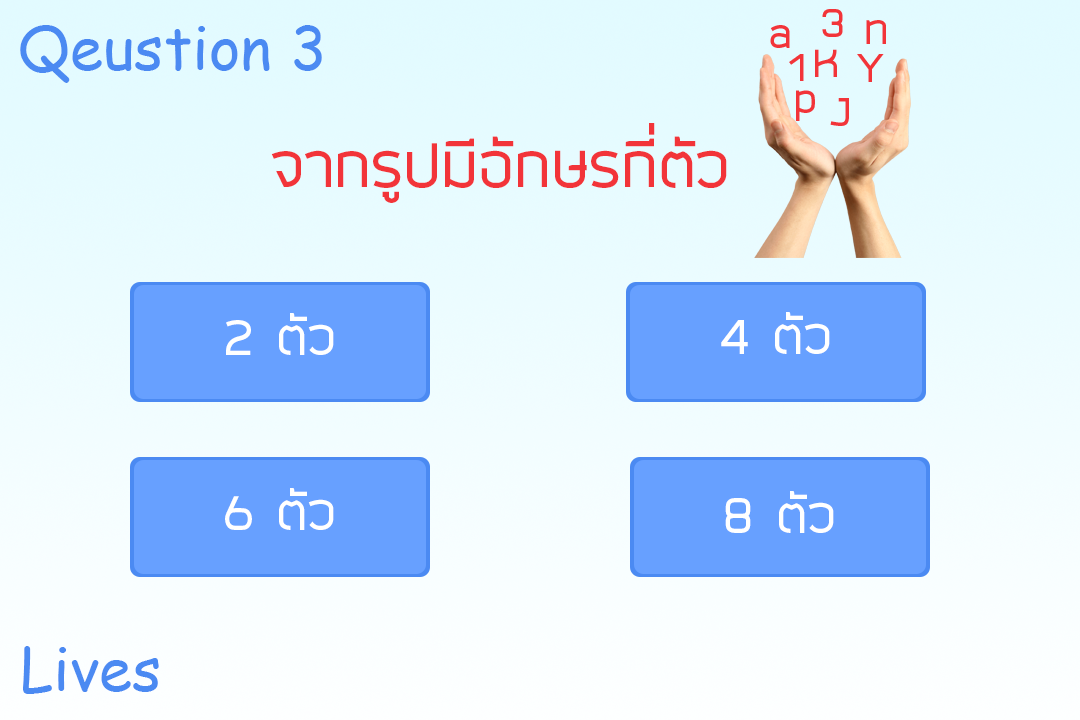
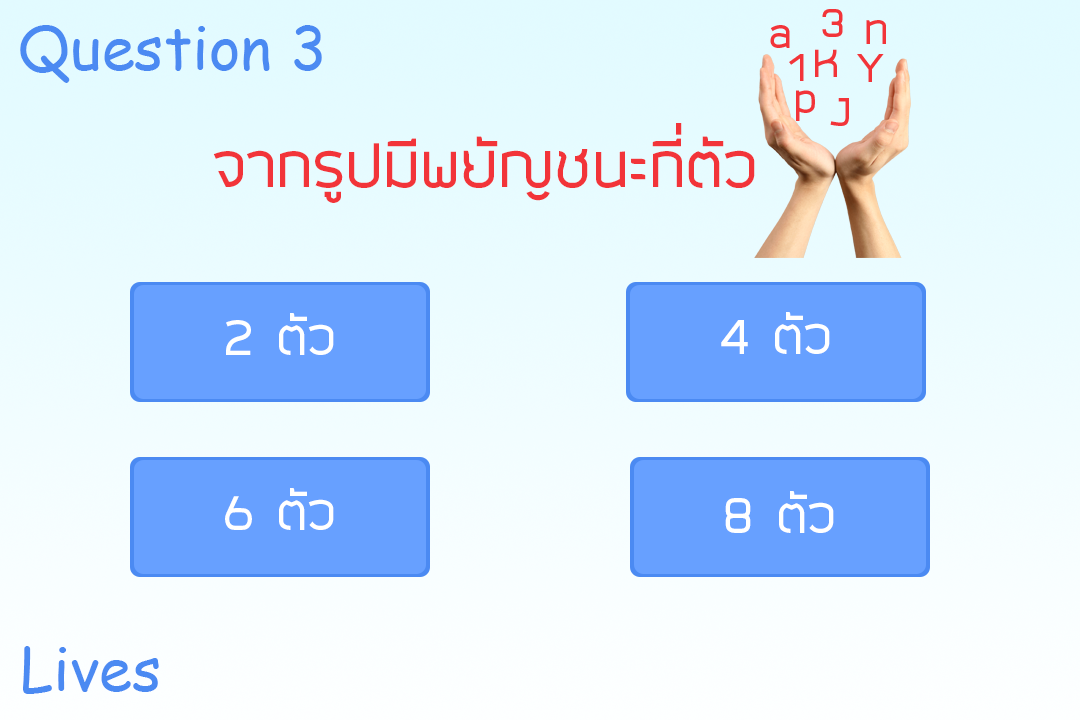
The second 1080×720 image is a revision of the first. Changes to its layers:
renamed "จากรูปมีอักษรกี่ตัว" to "จากรูปมีพยัญชนะกี่ตัว", painted on it over [213, 123, 755, 203]
renamed "Qeustion 3" to "Question 3", painted on it over [72, 39, 134, 71]
